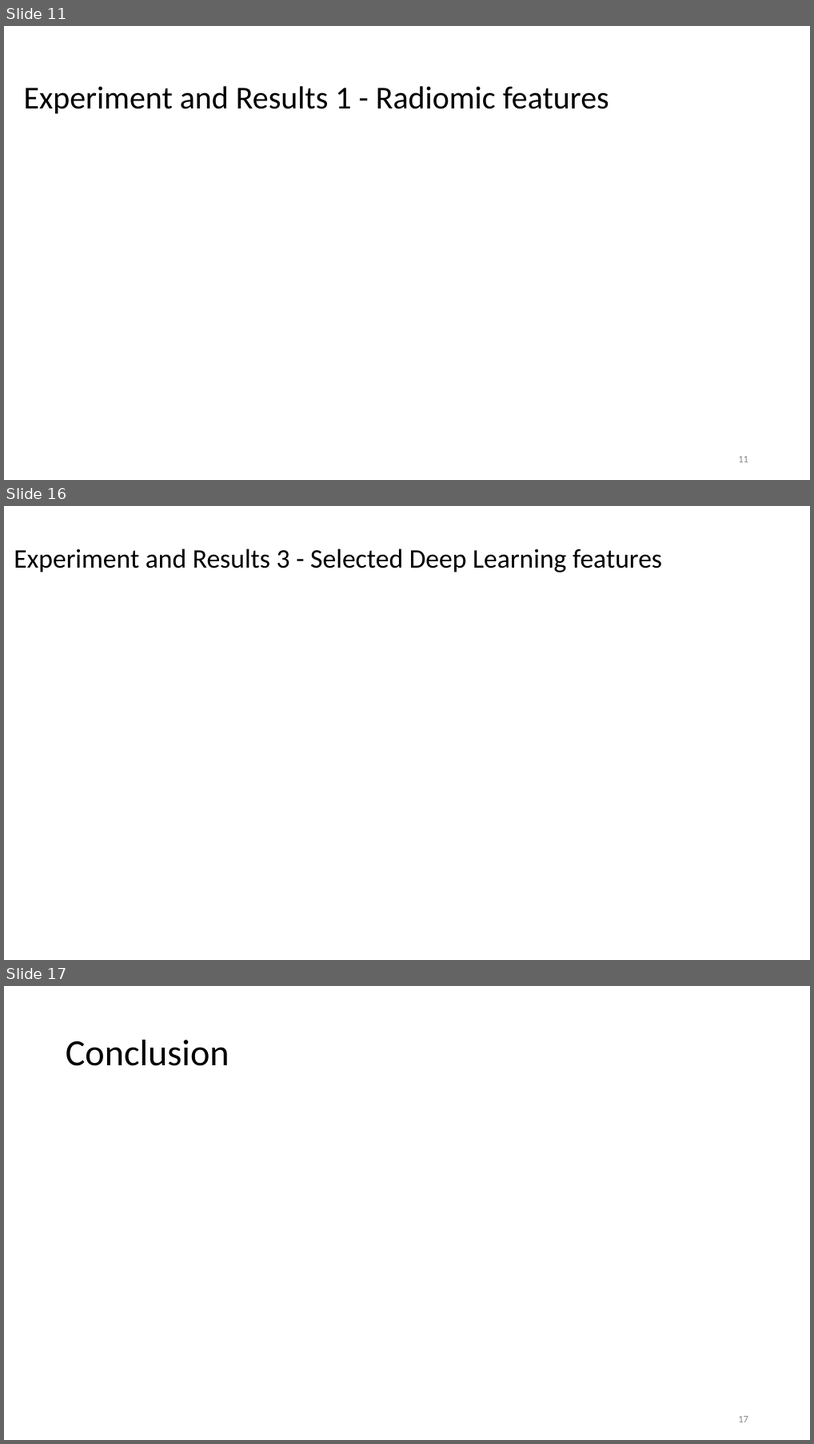
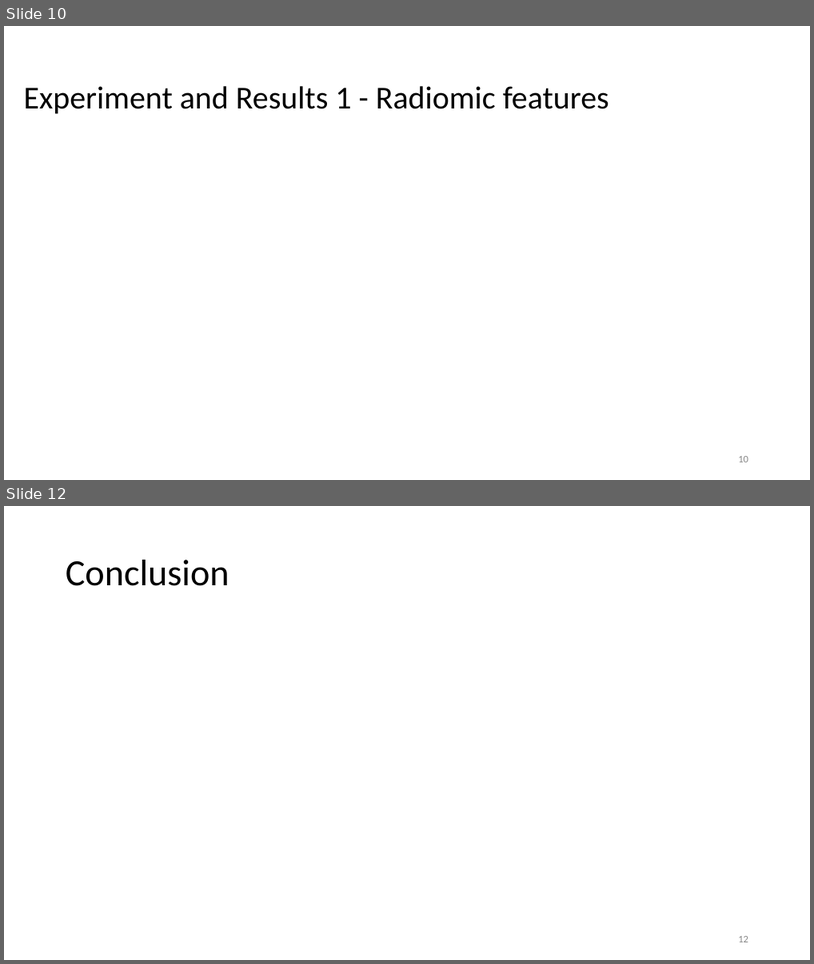
Before and after one commit to zejunyan/mialab, a slide deck: .github/workflows/Group 6 mialab-presentation.pptx. Shown one above the other, each under a label of ours: slides 11, 16 and 17 before the commit, slides 10 and 12 after it; the slides between them are not shown. The pictures are 814x1444 and 814x964 pixels, drawn with LibreOffice and Linux fonts; fonts in the diff are those of the drawing; background and template pictures are left out. Boxes give left, top, right and bottom in pixels: in the first picture for what was removed or moved away, otherwise in the second. Text is boxed around its words. In the diff, an @@ line names an element or a change of style, - is before the commit and + after.

```diff
--- a/.github/workflows/Group 6 mialab-presentation.pptx
+++ b/.github/workflows/Group 6 mialab-presentation.pptx
@@ slide 16 removed at <box>4,506,810,960</box>, background #FFFFFF @@
@@ title removed at <box>14,548,662,572</box> @@
-Experiment and Results 3 - Selected Deep Learning features
@@ what was slide 11 is now slide 10 @@
@@ page number at <box>738,456,749,462</box>: text changed @@
-11
+10
@@ what was slide 17 is now slide 12 @@
@@ page number at <box>738,936,749,942</box>: text changed @@
-17
+12
```
Also in this commit, not shown: 4 slides changed, 4 other slides removed.
